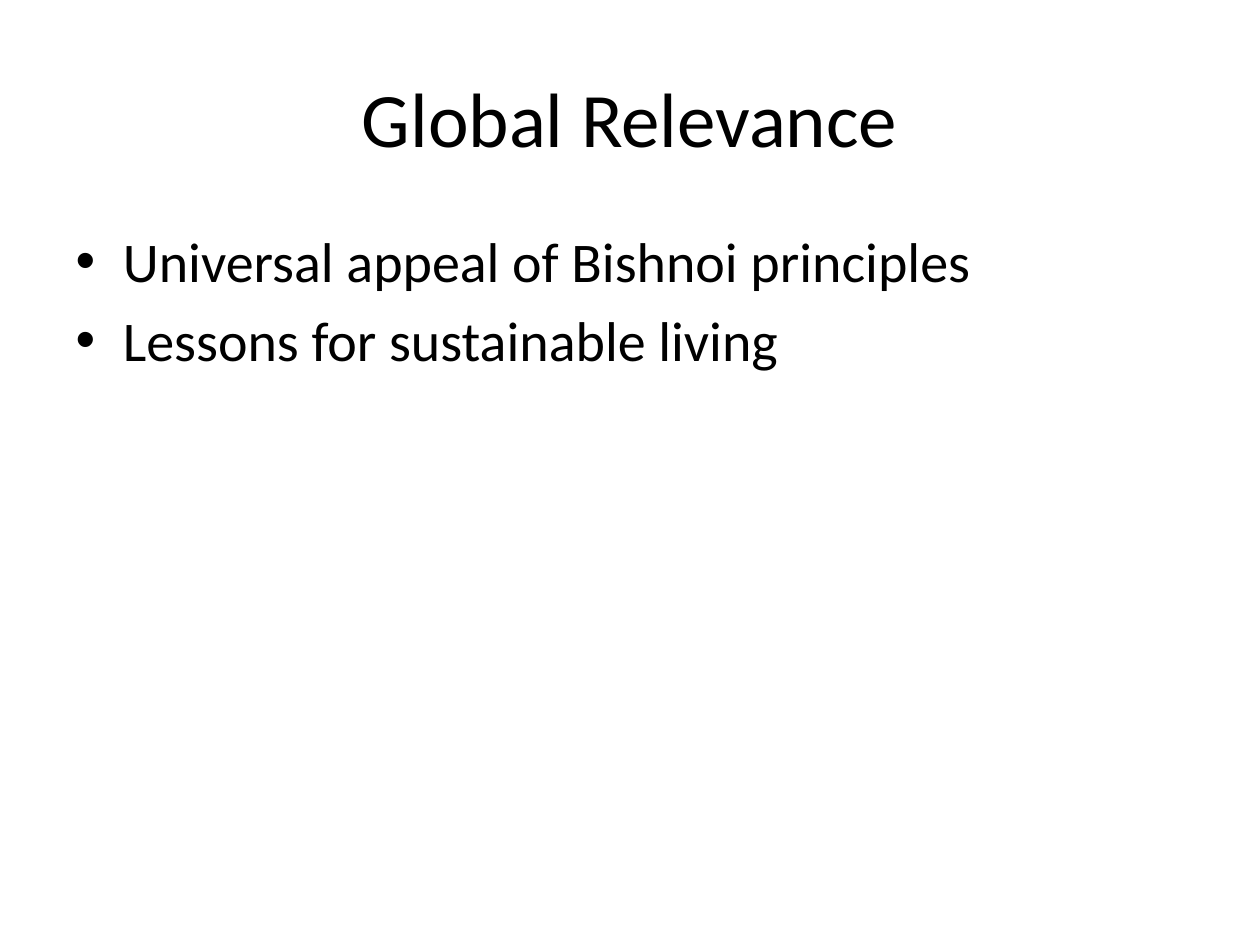
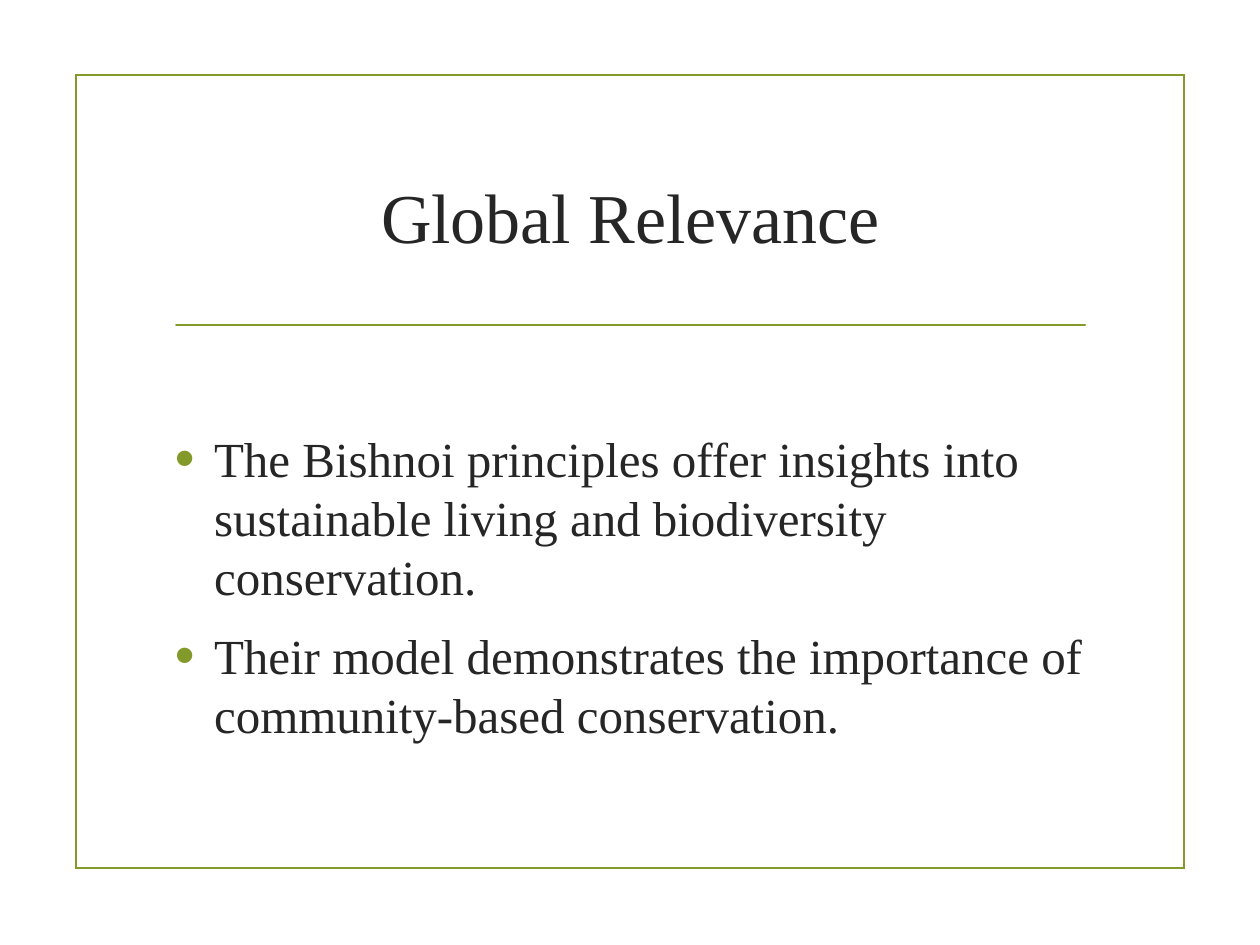
Before and after one commit to imvickykumar999/Visual-Basic-Analysis-PowerPoint, a slide deck: slide 9 of chatgpt4/Bishnoi_Movement_Presentation.pptx. Drawn at 1260x945 pixels with LibreOffice and Linux fonts; fonts in the diff are those of the drawing; background and template pictures are left out. Boxes give left, top, right and bottom in pixels: in the first picture for what was removed or moved away, otherwise in the second. Text is boxed around its words. In the diff, an @@ line names an element or a change of style, - is before the commit and + after.

```diff
--- a/chatgpt4/Bishnoi_Movement_Presentation.pptx
+++ b/chatgpt4/Bishnoi_Movement_Presentation.pptx
@@ rectangle added at (x1=77, y1=74, x2=1184, y2=868), outline #83992A 1.25 pt @@
@@ title "Global Relevance" moved from (x1=362, y1=93, x2=897, y2=148) to (x1=381, y1=194, x2=880, y2=244) @@
@@ title "Global Relevance" at (x1=381, y1=194, x2=880, y2=244): size 44 to 40 pt, font Calibri to Times New Roman, text colour #000000 to #262626 @@
@@ line added from (176, 325) to (1085, 325), #83992A 1.25 pt @@
@@ text at (x1=214, y1=442, x2=1082, y2=743): text changed; size 32 to 28 pt; font Calibri to Times New Roman; text colour #000000 to #262626 @@
-• Universal appeal of Bishnoi principles
-• Lessons for sustainable living
+• The Bishnoi principles offer insights into sustainable living and biodiversity conservation.
+• Their model demonstrates the importance of community-based conservation.
```
Also in this commit, not shown: 5 other slides changed, 4 slides added, 4 slides removed.
